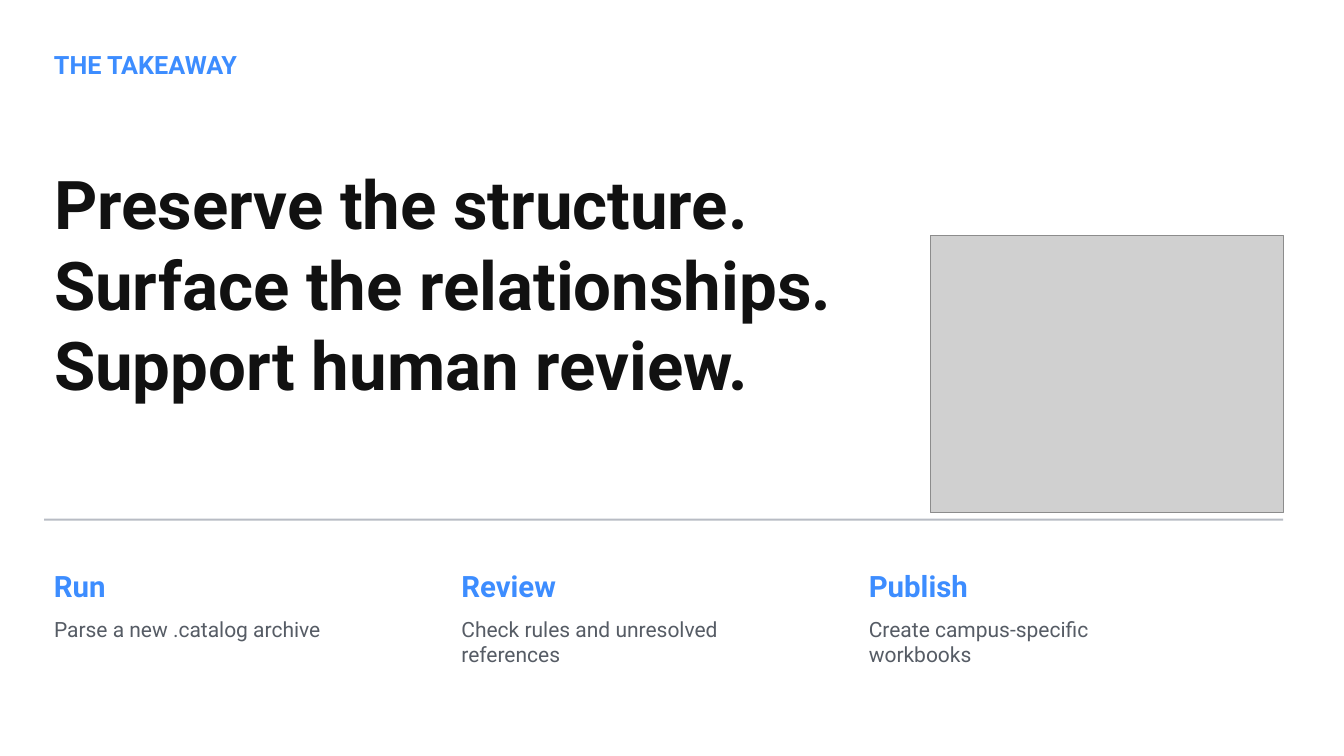
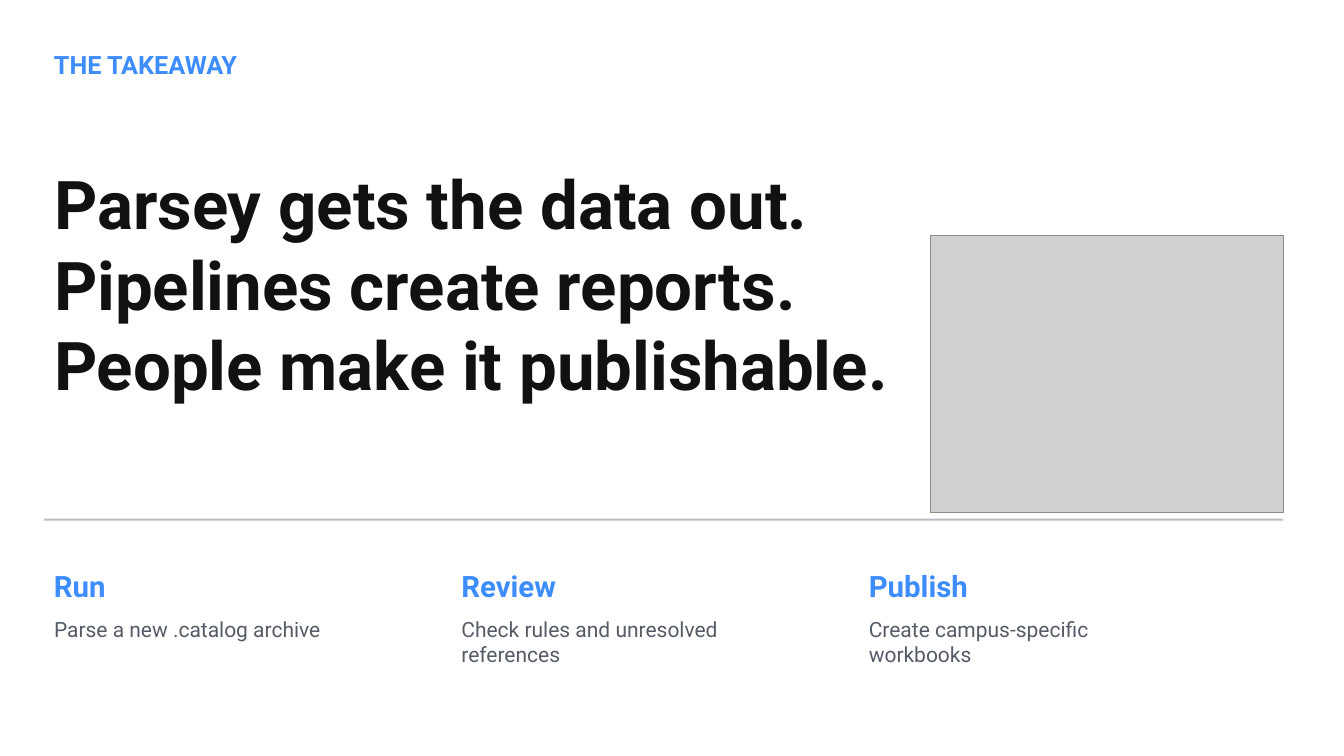
Before and after one commit to kristenchua-commits/alma-analytics-catalog-file-parser-project, a slide deck: slide 17 of documentation/presentations/parsey-and-pipelines---alma-analytics-catalog-file-parser-overview.pptx (slide 14 before the commit). Drawn at 1344x756 pixels with LibreOffice and Linux fonts; fonts in the diff are those of the drawing; grey boxes stand for pictures. Boxes give left, top, right and bottom in pixels: in the first picture for what was removed or moved away, otherwise in the second. Text is boxed around its words. In the diff, an @@ line names an element or a change of style, - is before the commit and + after.

Commit message:
parsey and the pipelines

```diff
--- a/documentation/presentations/parsey-and-pipelines---alma-analytics-catalog-file-parser-overview.pptx
+++ b/documentation/presentations/parsey-and-pipelines---alma-analytics-catalog-file-parser-overview.pptx
@@ text at [54,178,887,404]: text changed @@
-Preserve the structure.
-Surface the relationships.
-Support human review.
+Parsey gets the data out.
+Pipelines create reports.
+People make it publishable.
```
Also in this commit, not shown: 9 other slides changed, 3 slides added, 1 other file.
